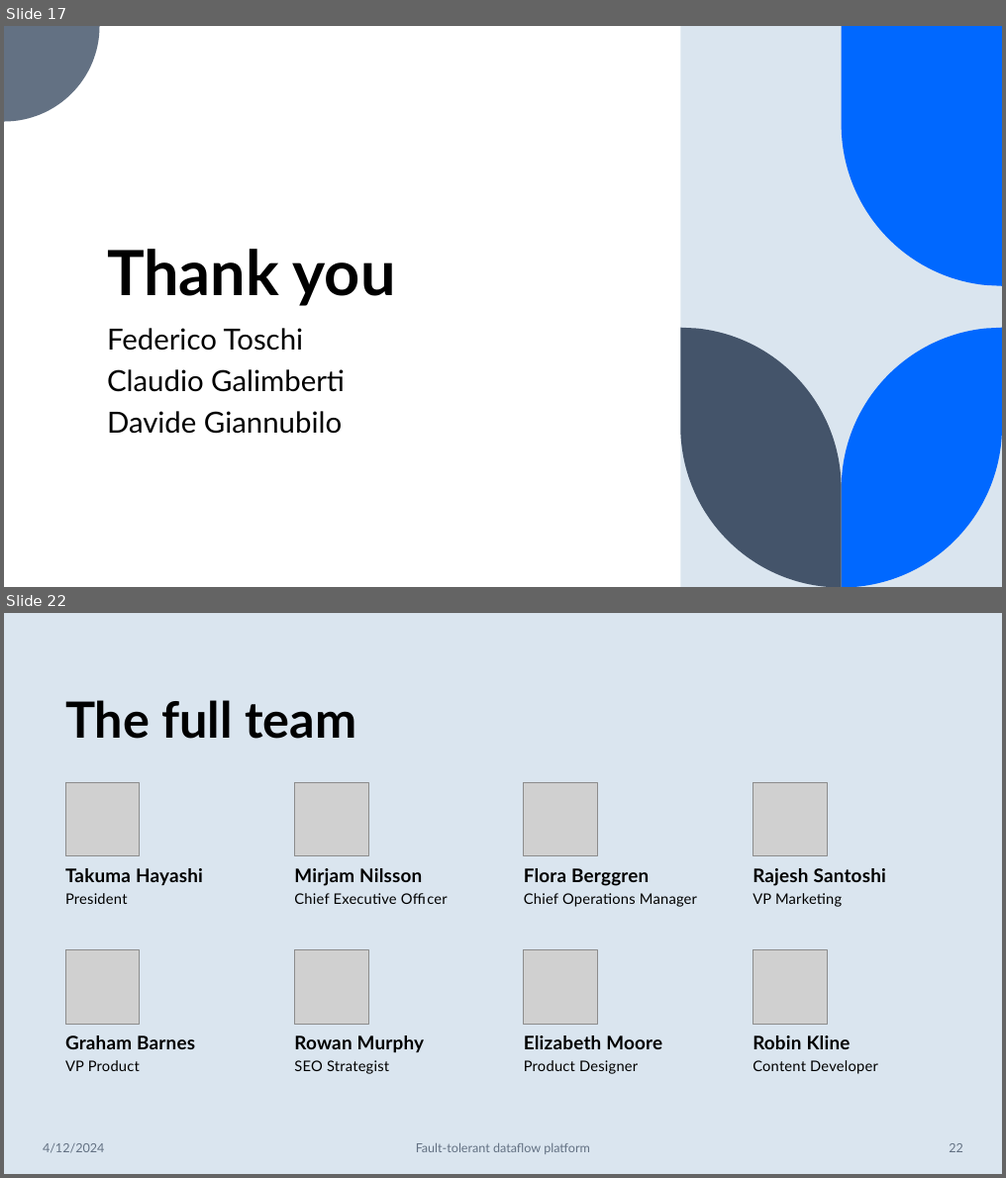
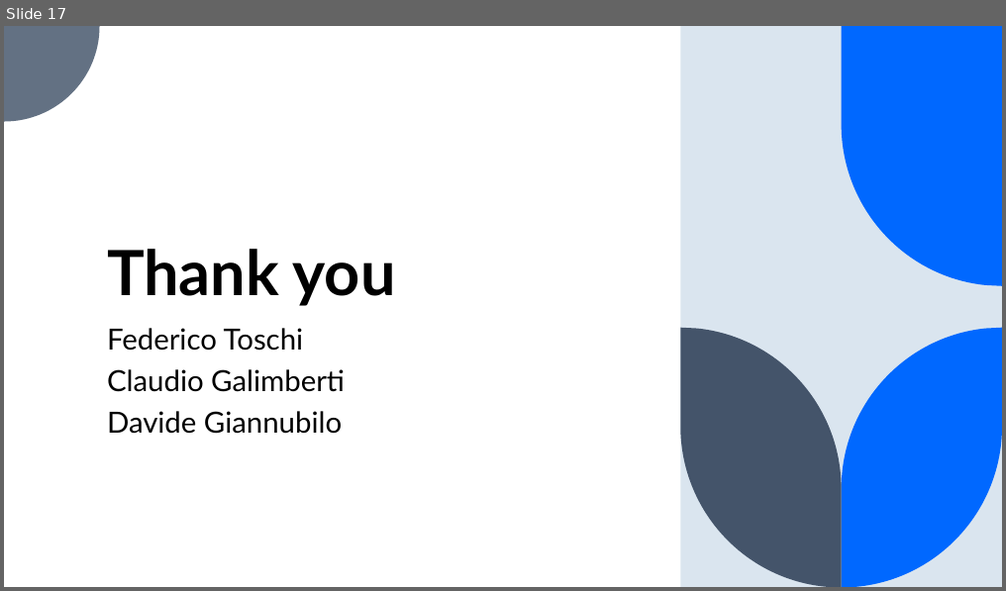
Before and after one commit to ftoschi14/DISTSYS-2023-Toschi-Giannubilo-Galimberti, a slide deck: Presentazione_Progetto_TGG.pptx. Shown one above the other, each under a label of ours: slides 17 and 22 before the commit, slide 17 after it; the slides between them are not shown. The pictures are 1006x1178 and 1006x591 pixels, drawn with LibreOffice and Linux fonts; fonts in the diff are those of the drawing; grey boxes stand for pictures. Boxes give left, top, right and bottom in pixels: in the first picture for what was removed or moved away, otherwise in the second. Text is boxed around its words. In the diff, an @@ line names an element or a change of style, - is before the commit and + after.

```diff
--- a/Presentazione_Progetto_TGG.pptx
+++ b/Presentazione_Progetto_TGG.pptx
@@ slide 22 removed at [4, 613, 1002, 1174], background #DAE5EF @@
@@ title removed at [65, 700, 356, 739] @@
-The full team
@@ picture removed at [65, 782, 140, 857] @@
@@ picture removed at [294, 782, 368, 857] @@
@@ picture removed at [524, 782, 598, 857] @@
@@ picture removed at [752, 782, 827, 857] @@
@@ text removed at [65, 868, 203, 886] @@
-Takuma Hayashi
@@ text removed at [294, 868, 422, 886] @@
-Mirjam Nilsson
@@ text removed at [524, 868, 648, 886] @@
-Flora Berggren
@@ text removed at [752, 868, 886, 886] @@
-Rajesh Santoshi
@@ text removed at [65, 893, 127, 904] @@
-President
@@ text removed at [294, 893, 397, 904] @@
-Chief Executive Officer
@@ text removed at [524, 893, 697, 907] @@
-Chief Operations Manager
@@ text removed at [752, 893, 842, 907] @@
-VP Marketing
@@ picture removed at [65, 950, 140, 1024] @@
@@ picture removed at [294, 950, 368, 1024] @@
@@ picture removed at [524, 950, 598, 1024] @@
@@ picture removed at [752, 950, 827, 1024] @@
@@ text removed at [65, 1036, 195, 1050] @@
-Graham Barnes
@@ text removed at [294, 1036, 424, 1054] @@
-Rowan Murphy
@@ text removed at [524, 1036, 662, 1050] @@
-Elizabeth Moore
@@ text removed at [752, 1036, 850, 1050] @@
-Robin Kline
@@ text removed at [65, 1060, 140, 1071] @@
-VP Product
@@ text removed at [294, 1060, 389, 1074] @@
-SEO Strategist
@@ text removed at [524, 1060, 638, 1074] @@
-Product Designer
@@ text removed at [752, 1060, 878, 1074] @@
-Content Developer
@@ text removed at [43, 1144, 104, 1154] @@
-4/12/2024
@@ text removed at [416, 1144, 590, 1155] @@
-Fault-tolerant dataflow platform
@@ page number removed at [948, 1144, 963, 1153] @@
-22
```
Also in this commit, not shown: 15 slides changed, 5 other slides removed.
